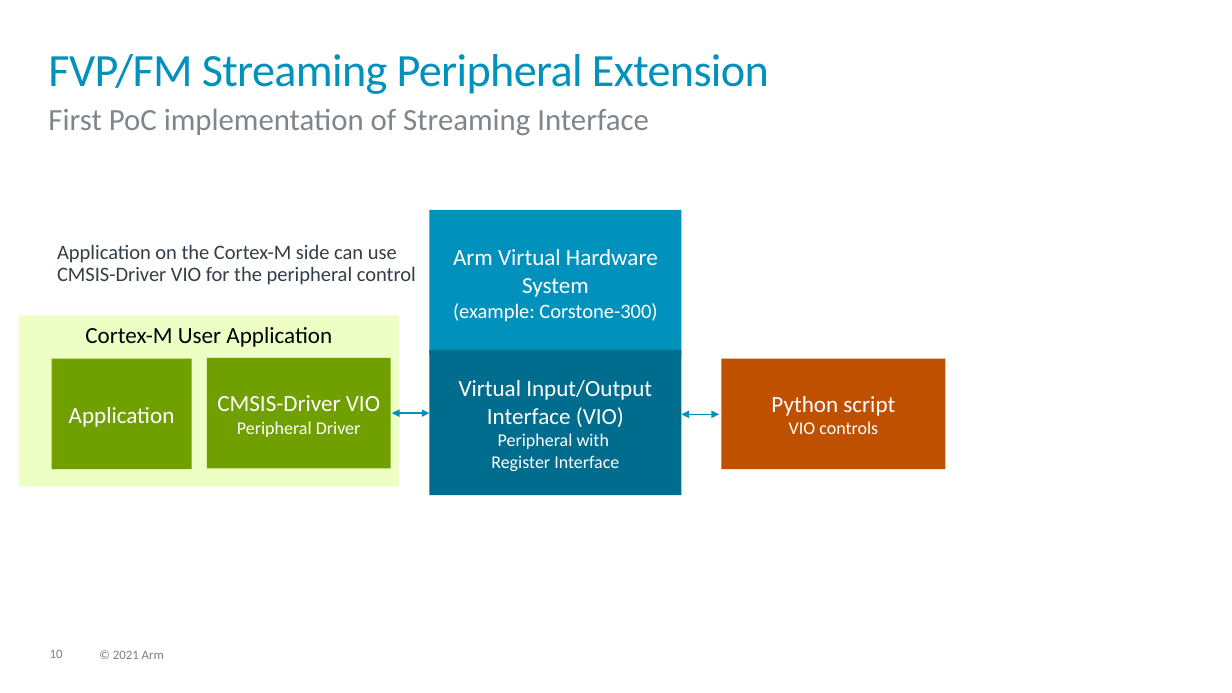
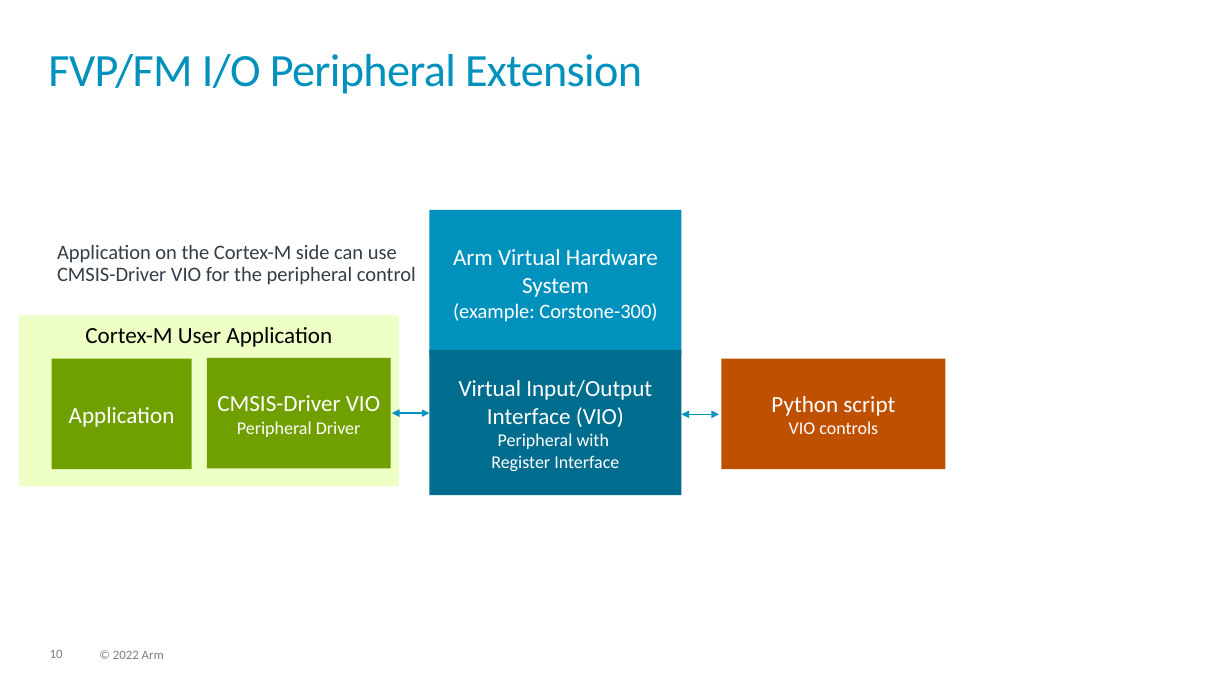
Before and after one commit to ARM-software/AVH, a slide deck: slide 10 of DoxyGen/overview/src/images/img_src.pptx. Drawn at 1232x693 pixels with LibreOffice and Linux fonts; fonts in the diff are those of the drawing; background and template pictures are left out. Boxes give left, top, right and bottom in pixels: in the first picture for what was removed or moved away, otherwise in the second. Text is boxed around its words. In the diff, an @@ line names an element or a change of style, - is before the commit and + after.

```diff
--- a/DoxyGen/overview/src/images/img_src.pptx
+++ b/DoxyGen/overview/src/images/img_src.pptx
@@ title at [48, 54, 642, 94]: text changed @@
-FVP/FM Streaming Peripheral Extension
+FVP/FM I/O Peripheral Extension
@@ text removed at [48, 108, 649, 135] @@
-First PoC implementation of Streaming Interface
@@ text at [113, 651, 164, 659]: text changed @@
-© 2021 Arm
+© 2022 Arm
```
Also in this commit, not shown: 24 other slides changed, 2 slides added, 1 slide removed, 2 other files.
